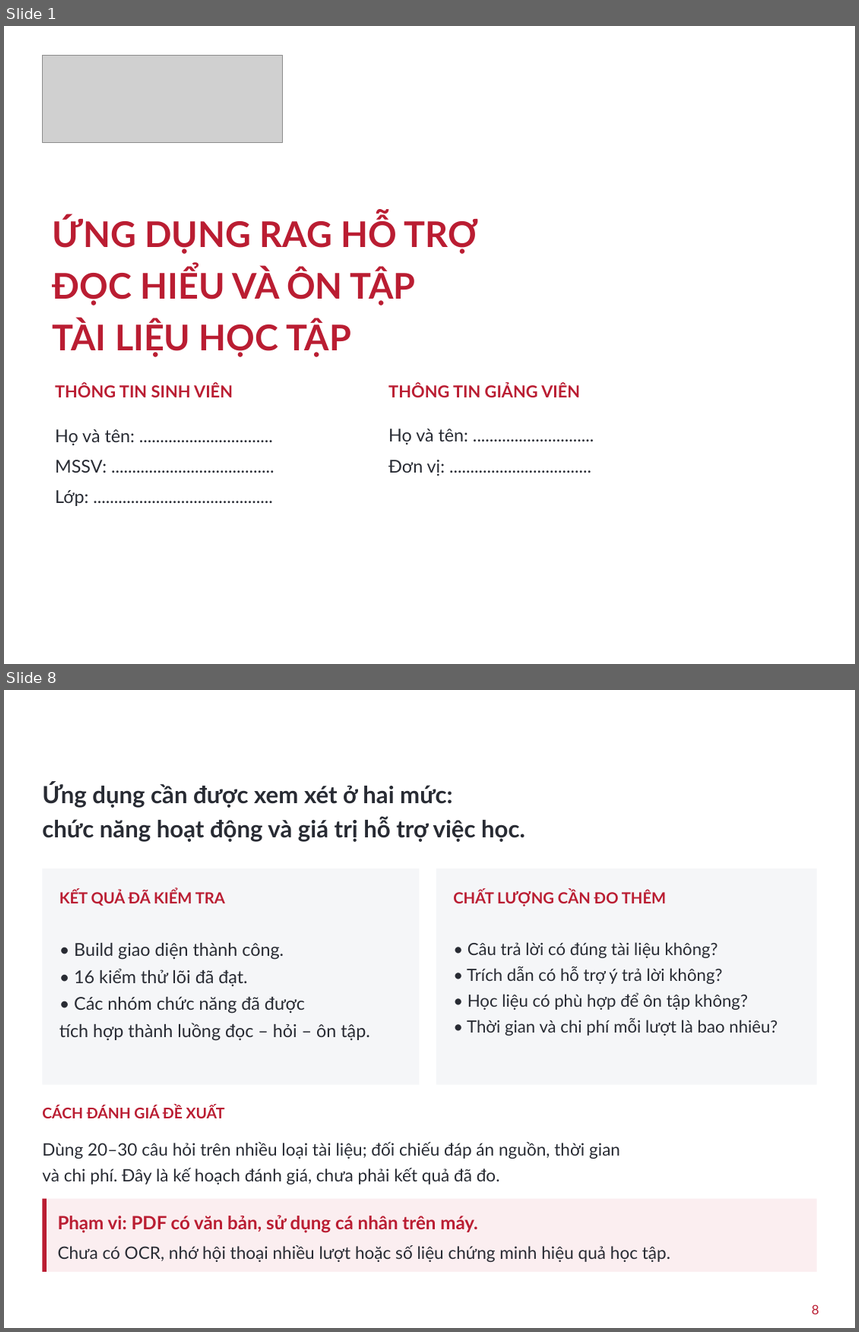
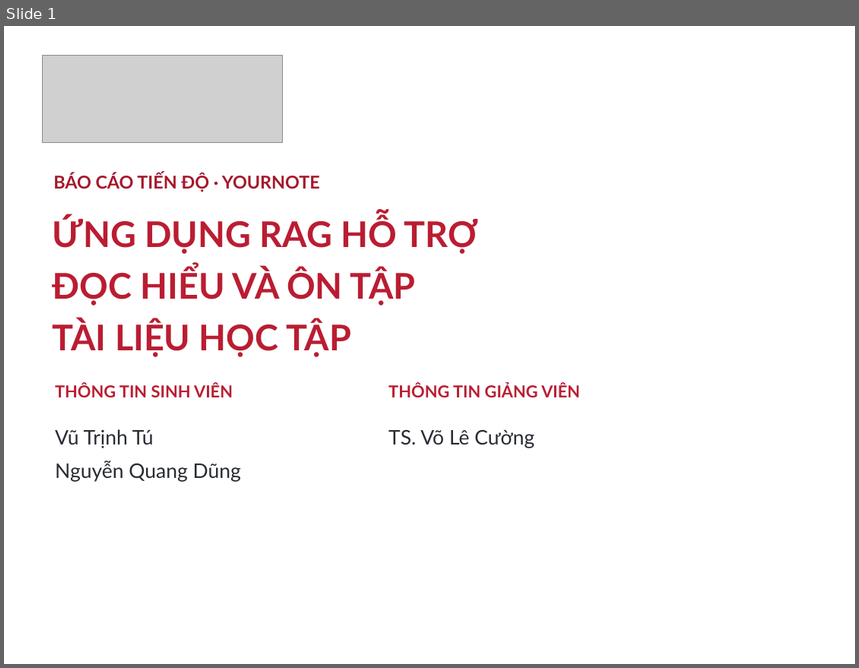
Before and after one commit to Vutu2003/yournote, a slide deck: reports/slide/Research_Notebook_HUST.pptx. Shown one above the other, each under a label of ours: slides 1 and 8 before the commit, slide 1 after it; the slides between them are not shown. The pictures are 859x1332 and 859x668 pixels, drawn with LibreOffice and Linux fonts; fonts in the diff are those of the drawing; grey boxes stand for pictures; background and template pictures are left out. Boxes give left, top, right and bottom in pixels: in the first picture for what was removed or moved away, otherwise in the second. Text is boxed around its words. In the diff, an @@ line names an element or a change of style, - is before the commit and + after.

```diff
--- a/reports/slide/Research_Notebook_HUST.pptx
+++ b/reports/slide/Research_Notebook_HUST.pptx
@@ slide 8 removed at box(4, 690, 855, 1328), background picture (left out) @@
@@ text removed at box(34, 702, 821, 736) @@
-07 / TIÊU CHÍ THÀNH CÔNG & GIỚI HẠN
@@ text removed at box(42, 782, 525, 842) @@
-Ứng dụng cần được xem xét ở hai mức:
-chức năng hoạt động và giá trị hỗ trợ việc học.
@@ rectangle removed at box(42, 869, 420, 1085) @@
@@ rectangle removed at box(436, 869, 817, 1085) @@
@@ text removed at box(59, 890, 225, 906) @@
-KẾT QUẢ ĐÃ KIỂM TRA
@@ text removed at box(453, 890, 666, 907) @@
-CHẤT LƯỢNG CẦN ĐO THÊM
@@ text removed at box(59, 943, 370, 1041) @@
-• Build giao diện thành công.
-• 16 kiểm thử lõi đã đạt.
-• Các nhóm chức năng đã được
-tích hợp thành luồng đọc – hỏi – ôn tập.
@@ text removed at box(467, 942, 778, 1036) @@
-• Câu trả lời có đúng tài liệu không?
-• Trích dẫn có hỗ trợ ý trả lời không?
-• Học liệu có phù hợp để ôn tập không?
-• Thời gian và chi phí mỗi lượt là bao nhiêu?
@@ text removed at box(42, 1106, 225, 1119) @@
-CÁCH ĐÁNH GIÁ ĐỀ XUẤT
@@ text removed at box(42, 1142, 620, 1185) @@
-Dùng 20–30 câu hỏi trên nhiều loại tài liệu; đối chiếu đáp án nguồn, thời gian
-và chi phí. Đây là kế hoạch đánh giá, chưa phải kết quả đã đo.
@@ rectangle removed at box(42, 1199, 817, 1272) @@
@@ rectangle removed at box(42, 1199, 47, 1272) @@
@@ text removed at box(58, 1215, 478, 1233) @@
-Phạm vi: PDF có văn bản, sử dụng cá nhân trên máy.
@@ text removed at box(58, 1246, 671, 1262) @@
-Chưa có OCR, nhớ hội thoại nhiều lượt hoặc số liệu chứng minh hiệu quả học tập.
@@ text removed at box(812, 1305, 819, 1315) @@
-8
@@ slide 1 changed as well @@
@@ text added at box(53, 173, 320, 192), 15 pt, text #A5182B, bold @@
+BÁO CÁO TIẾN ĐỘ · YOURNOTE
@@ text at box(55, 430, 241, 482): text changed; size 15 to 17 pt @@
-Họ và tên: ................................
-MSSV: .......................................
-Lớp: ...........................................
+Vũ Trịnh Tú
+Nguyễn Quang Dũng
@@ text at box(389, 430, 534, 449): text changed; size 15 to 17 pt @@
-Họ và tên: .............................
-Đơn vị: ..................................
+TS. Võ Lê Cường
```
Also in this commit, not shown: 16 slides added, 7 other slides removed, 41 other files.
